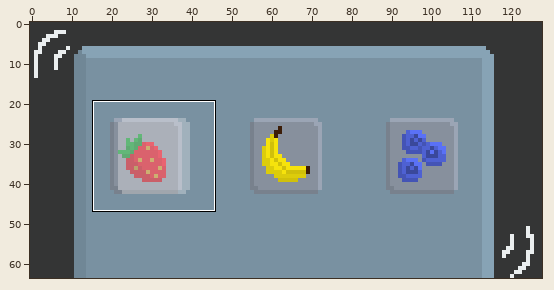
One commit to this pixel-art file: assets_raw/machine.aseprite. The picture above shows the old version from afar; the outline marks the close-up.
Close-up. Before the edit:
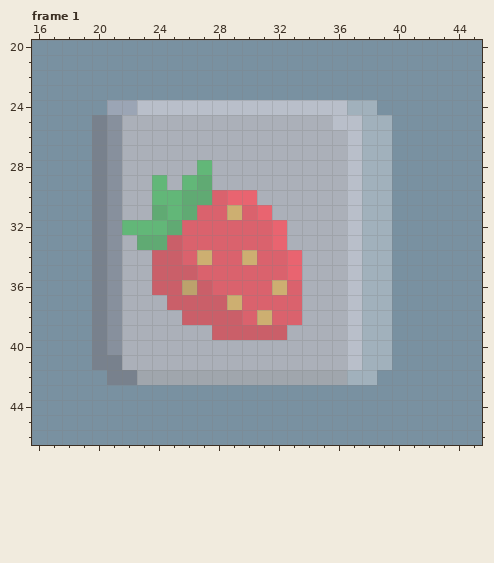
128x64 pixels, 4 frames. Shown: frame 1: x 16..45, y 20..46.
After:
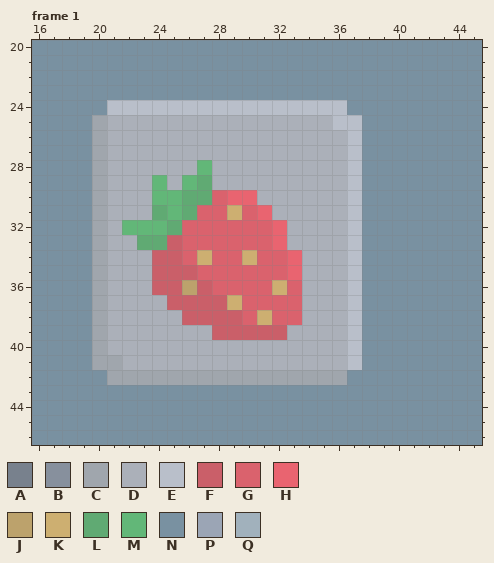
Palette (. is transparent): A #78818d  B #87909d  C #a0a6ad  D #abb0b9  E #b9bfca  F #ca5f69  G #da626d  H #e96470  J #bca26c  K #cdaf71  L #60aa73  M #62b778  N #7991a1  P #9ba5b5  Q #a1b1bc
Message: bubble box overlay
Changes in this commit:
--- frame 1, layer "button overlay"
@@ x 16..45 @@
 23 NNNNNNNNNNNNNNNNNNNNNNNNNNNNNN
-24 NNNNNPPEEEEEEEEEEEEEEQQNNNNNNN
-25 NNNNABDDDDDDDDDDDDDDEEQQNNNNNN
-26 NNNNABDDDDDDDDDDDDDDDEQQNNNNNN
-27 NNNNABDDDDDDDDDDDDDDDEQQNNNNNN
-28 NNNNABDDDDDMDDDDDDDDDEQQNNNNNN
-29 NNNNABDDMDMLDDDDDDDDDEQQNNNNNN
-30 NNNNABDDMMLLGHHDDDDDDEQQNNNNNN
-31 NNNNABDDLMLGGKGHDDDDDEQQNNNNNN
-32 NNNNABMMMLGGGGGGHDDDDEQQNNNNNN
-33 NNNNABDLLFGGGGGGHDDDDEQQNNNNNN
-34 NNNNABDDFFGKGGKGGHDDDEQQNNNNNN
-35 NNNNABDDFFFGGGGGGHDDDEQQNNNNNN
-36 NNNNABDDFFJFGGGGKGDDDEQQNNNNNN
-37 NNNNABDDDFFFFKGGGGDDDEQQNNNNNN
-38 NNNNABDDDDFFFFGKGGDDDEQQNNNNNN
-39 NNNNABDDDDDDFFFFFDDDDEQQNNNNNN
-40 NNNNABDDDDDDDDDDDDDDDEQQNNNNNN
-41 NNNNAADDDDDDDDDDDDDDDEQQNNNNNN
-42 NNNNNAACCCCCCCCCCCCCCQQNNNNNNN
+24 NNNNNEEEEEEEEEEEEEEEENNNNNNNNN
+25 NNNNCDDDDDDDDDDDDDDDEENNNNNNNN
+26 NNNNCDDDDDDDDDDDDDDDDENNNNNNNN
+27 NNNNCDDDDDDDDDDDDDDDDENNNNNNNN
+28 NNNNCDDDDDDMDDDDDDDDDENNNNNNNN
+29 NNNNCDDDMDMLDDDDDDDDDENNNNNNNN
+30 NNNNCDDDMMLLGHHDDDDDDENNNNNNNN
+31 NNNNCDDDLMLGGKGHDDDDDENNNNNNNN
+32 NNNNCDMMMLGGGGGGHDDDDENNNNNNNN
+33 NNNNCDDLLFGGGGGGHDDDDENNNNNNNN
+34 NNNNCDDDFFGKGGKGGHDDDENNNNNNNN
+35 NNNNCDDDFFFGGGGGGHDDDENNNNNNNN
+36 NNNNCDDDFFJFGGGGKGDDDENNNNNNNN
+37 NNNNCDDDDFFFFKGGGGDDDENNNNNNNN
+38 NNNNCDDDDDFFFFGKGGDDDENNNNNNNN
+39 NNNNCDDDDDDDFFFFFDDDDENNNNNNNN
+40 NNNNCDDDDDDDDDDDDDDDDENNNNNNNN
+41 NNNNCCDDDDDDDDDDDDDDDENNNNNNNN
+42 NNNNNCCCCCCCCCCCCCCCCNNNNNNNNN
 43 NNNNNNNNNNNNNNNNNNNNNNNNNNNNNN
